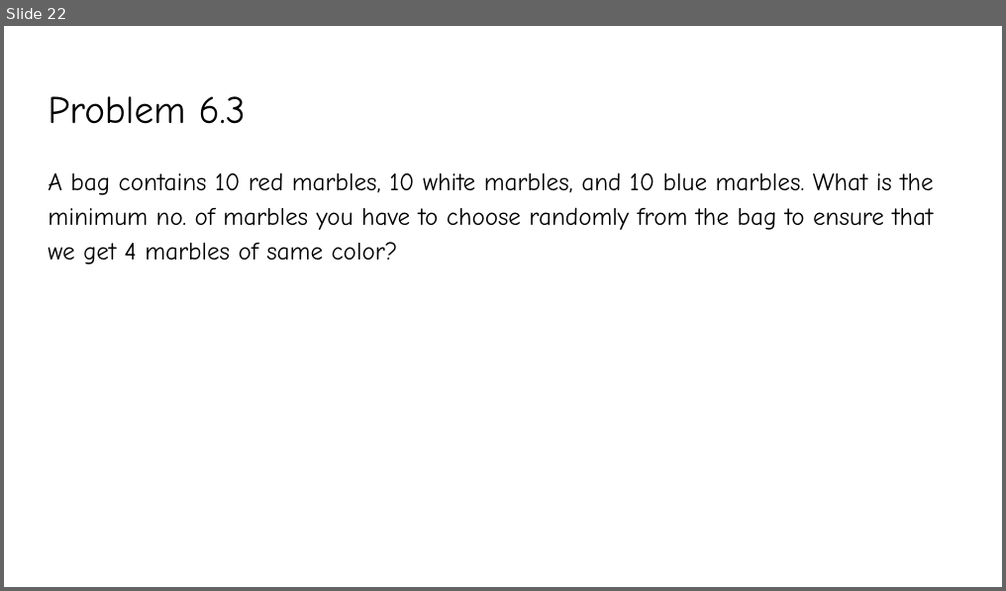
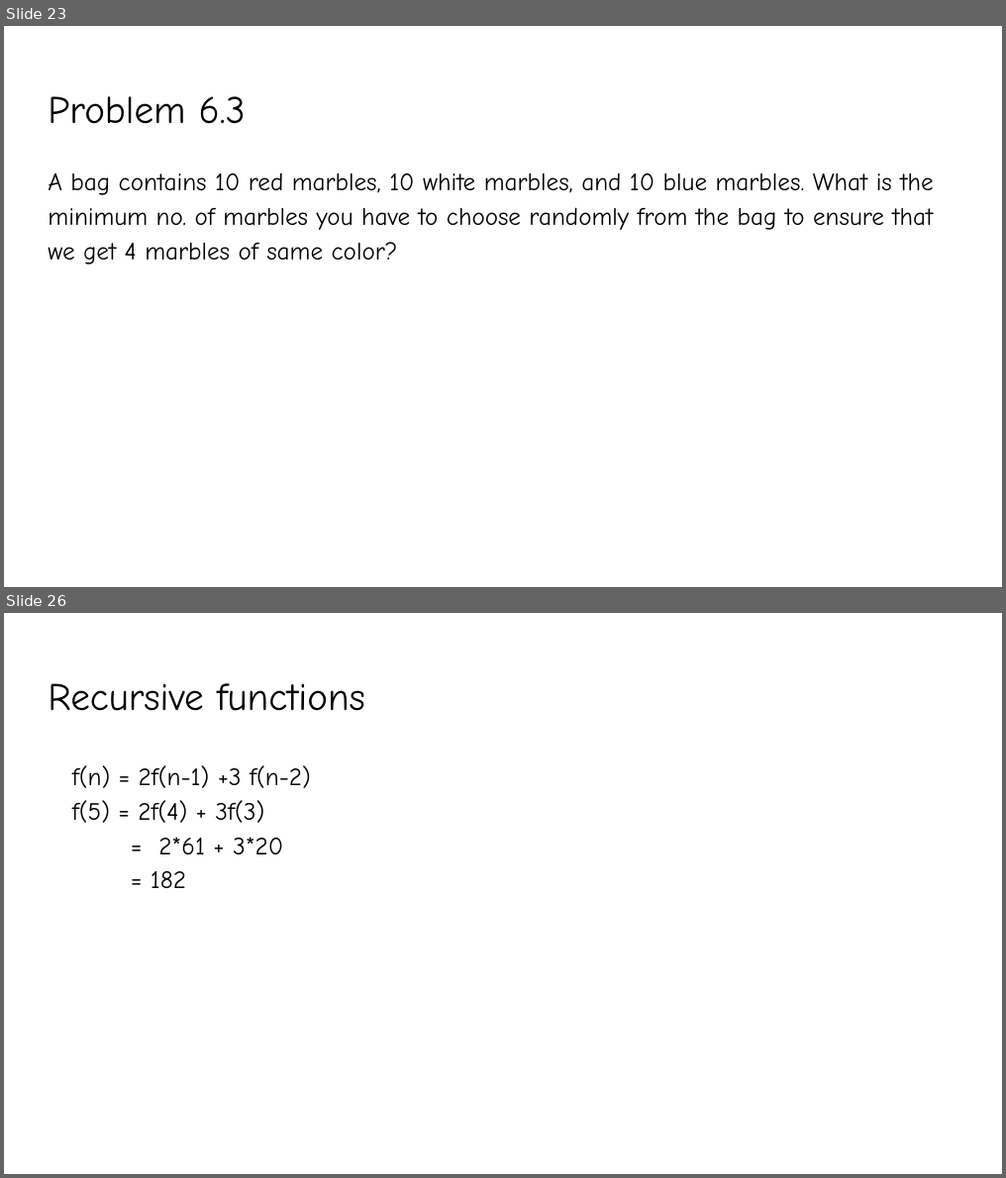
Before and after one commit to YeasirRayhanPrince/yeasirrayhanprince.github.io, a slide deck: cse106/slides/Lecture7.pptx. Shown one above the other, each under a label of ours: slide 22 before the commit, slides 23 and 26 after it; the slides between them are not shown. The pictures are 1006x591 and 1006x1178 pixels, drawn with LibreOffice and Linux fonts; fonts in the diff are those of the drawing. Boxes give left, top, right and bottom in pixels: in the first picture for what was removed or moved away, otherwise in the second. Text is boxed around its words. In the diff, an @@ line names an element or a change of style, - is before the commit and + after.

```diff
--- a/cse106/slides/Lecture7.pptx
+++ b/cse106/slides/Lecture7.pptx
@@ slide 26 added at <box>4,613,1002,1174</box>, background #FFFFFF @@
@@ title added at <box>48,683,365,711</box>, 28 pt, text #000000 @@
+Recursive functions
@@ text added at <box>72,765,311,888</box>, 18 pt, text #000000 @@
+f(n) = 2f(n-1) +3 f(n-2)
+f(5) = 2f(4) + 3f(3)
+= 2*61 + 3*20
+= 182
@@ what was slide 22 is now slide 23 @@
```
Also in this commit, not shown: 17 slides changed, 2 other slides added, 1 other file.
